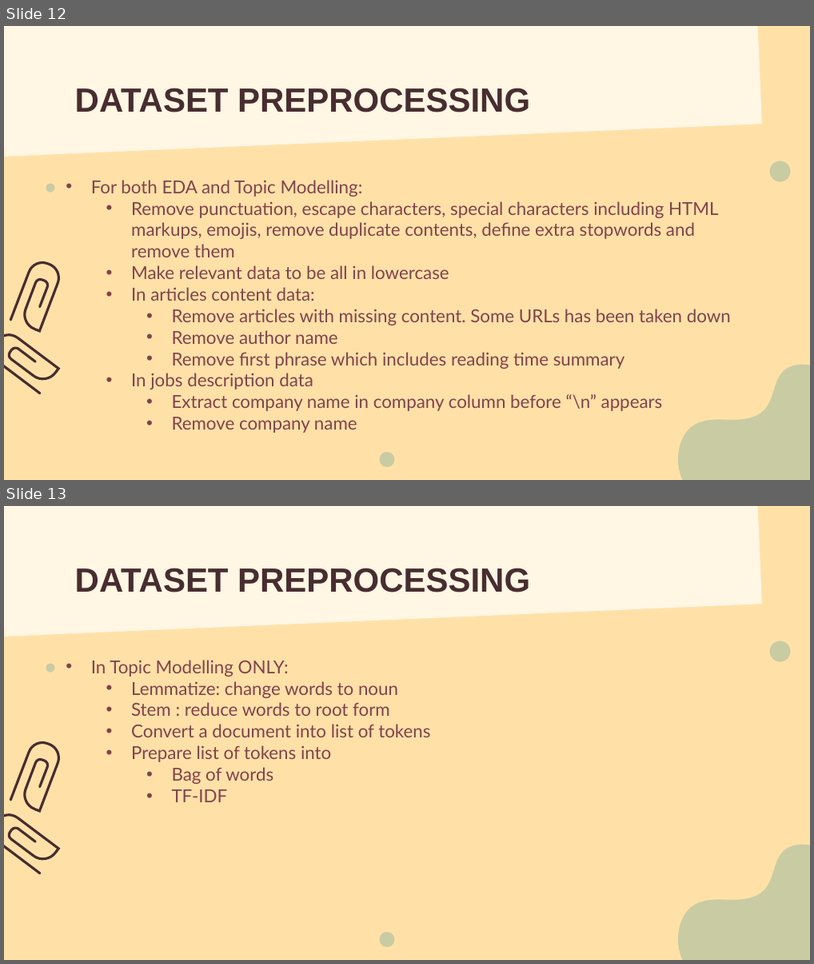
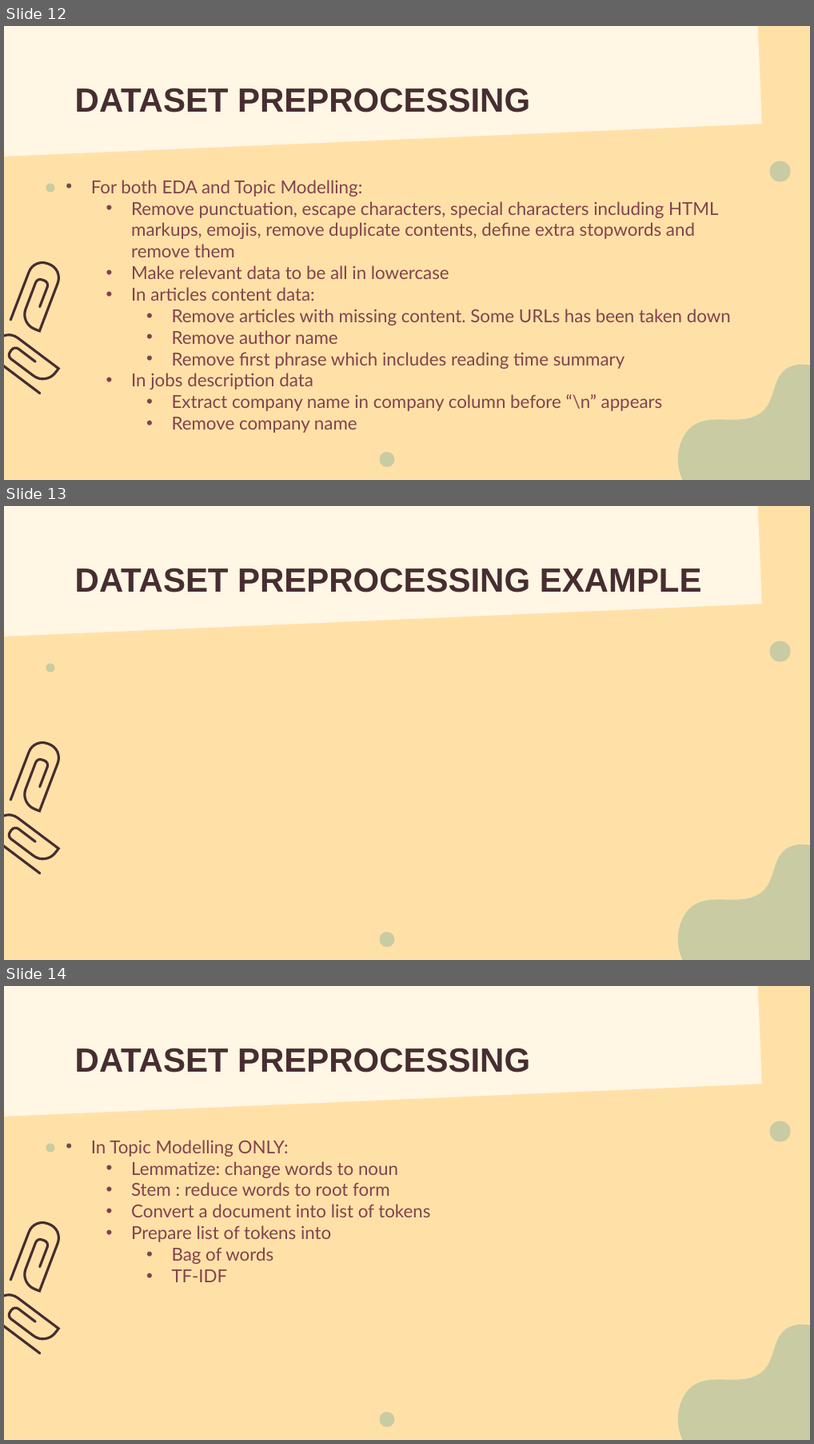
Before and after one commit to LiyanaRoslie/ds-keywords, a slide deck: Capstone_presentation_v1.0.pptx. Shown one above the other, each under a label of ours: slides 12 and 13 before the commit, slides 12, 13 and 14 after it. The pictures are 814x964 and 814x1444 pixels, drawn with LibreOffice and Linux fonts; fonts in the diff are those of the drawing. Boxes give left, top, right and bottom in pixels: in the first picture for what was removed or moved away, otherwise in the second. Text is boxed around its words. In the diff, an @@ line names an element or a change of style, - is before the commit and + after.

```diff
--- a/Capstone_presentation_v1.0.pptx
+++ b/Capstone_presentation_v1.0.pptx
@@ slide 13 added at box(4, 506, 810, 960), background #FFE1A8; not listed: 4 template elements that a slide beside it also shows @@
@@ rectangle added at box(4, 506, 763, 637), fill #FFF6E4 @@
@@ title added at box(75, 568, 702, 592), 30 pt, text #472D30, bold @@
+DATASET PREPROCESSING EXAMPLE
@@ freeform shape added at box(4, 736, 74, 818), outline #472D30 2.25 pt @@
@@ freeform shape added at box(4, 812, 59, 873), outline #472D30 2.25 pt @@
@@ what was slide 13 is now slide 14 @@
```
Also in this commit, not shown: 2 slides changed, 1 other file.
